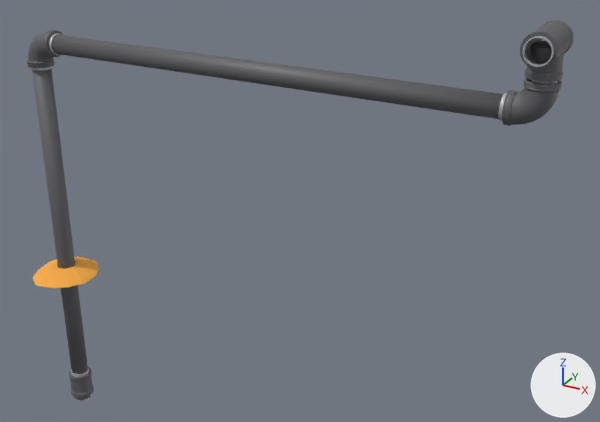
The glTF model pipes_gas__hvac-split_furnace_92+split_furnace_cond96+split_furnace_98.glb, before and after one commit.
Before and after are seen from a camera (50 mm lens) standing at (-0.717, 8.458, 3.381) and looking at (-1.216, 9.365, 2.928). Arrows for +X, +Y and +Z are at lower right; the lights stay in place. The picture after the commit comes second. Vertices at exactly the same position are counted once.

Objects in the first picture: 'firestop_pipe_gas_drop_furnace_90', 'fit_bushing_pipe_gas_drop_furnace_90', 'fit_tee_pipe_gas_drop_furnace_90', 'pipe_gas_drop_furnace_90'.
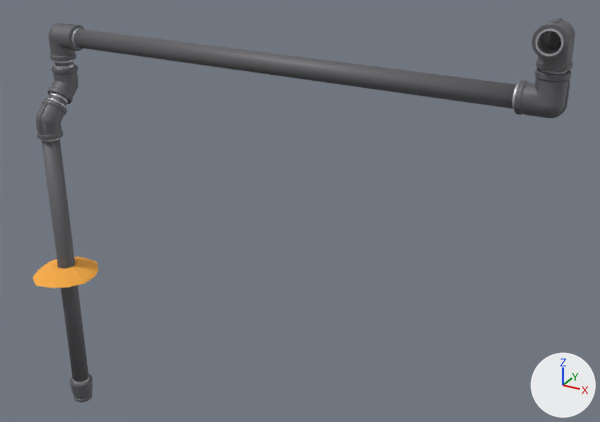
What changed in the scene script:
```text
Change me_pipe_gas_drop_furnace_90:
    remove me_pipe_gas_drop_furnace_90.from_pydata(...)  # 2288 vertices, 4912 faces; spans x -1.619..-0.881, y 9.284..9.321, z 2.534..3.2
    add me_pipe_gas_drop_furnace_90.from_pydata(...)  # 600 vertices, 1200 faces; spans x -1.614..-0.887, y 9.289..9.361, z 2.549..3.181
    me_pipe_gas_drop_furnace_90 part 1: the loose piece of 120 vertices spanning x -0.913..-0.887, y 9.289..9.316, z 3.151..3.2 is scaled about its middle by (0.981, 0.981, 0.636), then moved by (0.0, 0.044, -0.01)
    me_pipe_gas_drop_furnace_90 part 2: the loose piece of 120 vertices spanning x -1.58..-0.921, y 9.289..9.316, z 3.117..3.143 is multiplied about its middle by the matrix ((1.004, 0.0, 0.0), (0.0, 0.981, 0.0), (0.0, 0.0, 0.98)), then moved by (0.0, 0.044, 0.0)
    me_pipe_gas_drop_furnace_90 part 3: the loose piece of 120 vertices spanning x -1.614..-1.587, y 9.289..9.316, z 2.534..3.109 is scaled about its middle by (0.982, 0.981, 0.0692), then moved by (0.0, 0.044, 0.269)
    me_pipe_gas_drop_furnace_90 part 4: the loose piece of 120 vertices spanning x -1.614..-1.587, y 9.289..9.316, z 2.534..3.109 is copied, and the copy is multiplied about its middle by the matrix ((0.982, 0.0, 0.0), (0.0, 0.693, 0.05), (0.0, -0.693, 0.05)), then moved by (0.0, 0.022, 0.216); it spans x -1.614..-1.587, y 9.301..9.349, z 3.014..3.062
    me_pipe_gas_drop_furnace_90 part 5: the loose piece of 120 vertices spanning x -1.614..-1.587, y 9.289..9.316, z 2.534..3.109 is copied, and the copy is scaled about its middle by (0.982, 0.98, 0.792), then moved by (0.0, 0.0, -0.045); it spans x -1.614..-1.587, y 9.289..9.316, z 2.549..3.005
    me_pipe_gas_drop_furnace_90 part 6: 6 loose pieces with 1928 vertices, spanning x -1.619..-0.881, y 9.284..9.321, z 3.092..3.168, are deleted
    remove me_pipe_gas_drop_furnace_90.materials.append(mat_mat_conduit)  # light grey #c4c5c8
Remove ob_fit_tee_pipe_gas_drop_furnace_90:
    ob_fit_tee_pipe_gas_drop_furnace_90 = bpy.data.objects.new('fit_tee_pipe_gas_drop_furnace_90', me_fit_tee_pipe_gas_drop_furnace_90)
Add ob_fit_elbow_pipe_gas_drop_furnace_90_4:
    ob_fit_elbow_pipe_gas_drop_furnace_90_4 = bpy.data.objects.new('fit_elbow_pipe_gas_drop_furnace_90_4', me_fit_elbow_pipe_gas_drop_furnace_90_4)  # 1185 vertices, 2370 faces; spans x -1.6191..-1.5822, y 9.2839..9.3329, z 2.9872..3.0458; in mat_mat_gas_iron (dark grey #69696c), mat_mat_conduit (light grey #c4c5c8)
    ob_fit_elbow_pipe_gas_drop_furnace_90_4.location = (0.0, 0.0, 0.0)
Add ob_fit_elbow_pipe_gas_drop_furnace_90_3:
    ob_fit_elbow_pipe_gas_drop_furnace_90_3 = bpy.data.objects.new('fit_elbow_pipe_gas_drop_furnace_90_3', me_fit_elbow_pipe_gas_drop_furnace_90_3)  # 1185 vertices, 2370 faces; spans x -1.6191..-1.5822, y 9.317..9.3661, z 3.0298..3.0884; in mat_mat_gas_iron (dark grey #69696c), mat_mat_conduit (light grey #c4c5c8)
    ob_fit_elbow_pipe_gas_drop_furnace_90_3.location = (0.0, 0.0, 0.0)
Add ob_fit_elbow_pipe_gas_drop_furnace_90_2:
    ob_fit_elbow_pipe_gas_drop_furnace_90_2 = bpy.data.objects.new('fit_elbow_pipe_gas_drop_furnace_90_2', me_fit_elbow_pipe_gas_drop_furnace_90_2)  # 1231 vertices, 2462 faces; spans x -1.6195..-1.5638, y 9.3286..9.3657, z 3.0933..3.1488; in mat_mat_gas_iron (dark grey #69696c), mat_mat_conduit (light grey #c4c5c8)
    ob_fit_elbow_pipe_gas_drop_furnace_90_2.location = (0.0, 0.0, 0.0)
Add ob_fit_elbow_pipe_gas_drop_furnace_90_1:
    ob_fit_elbow_pipe_gas_drop_furnace_90_1 = bpy.data.objects.new('fit_elbow_pipe_gas_drop_furnace_90_1', me_fit_elbow_pipe_gas_drop_furnace_90_1)  # 1229 vertices, 2458 faces; spans x -0.9368..-0.8811, y 9.3286..9.3657, z 3.1112..3.1667; in mat_mat_gas_iron (dark grey #69696c), mat_mat_conduit (light grey #c4c5c8)
    ob_fit_elbow_pipe_gas_drop_furnace_90_1.location = (0.0, 0.0, 0.0)
Add ob_fit_elbow_pipe_gas_drop_furnace_90:
    ob_fit_elbow_pipe_gas_drop_furnace_90 = bpy.data.objects.new('fit_elbow_pipe_gas_drop_furnace_90', me_fit_elbow_pipe_gas_drop_furnace_90)  # 1235 vertices, 2470 faces; spans x -0.9186..-0.8815, y 9.3104..9.3661, z 3.1632..3.2189; in mat_mat_gas_iron (dark grey #69696c), mat_mat_conduit (light grey #c4c5c8)
    ob_fit_elbow_pipe_gas_drop_furnace_90.location = (0.0, 0.0, 0.0)
```

What differs and where, as boxes (x1, y1, x2, y2) in the pictures (600 x 422 px; the box of a moved part takes in the faces that stretch with it):
'pipe_gas_drop_furnace_90', reshaped
    before: (27, 30, 562, 374)
    after: (41, 29, 517, 382)
'fit_tee_pipe_gas_drop_furnace_90', deleted
    before: (520, 20, 574, 84)
    faces in mat_mat_gas_iron (dark grey #69696c): (520, 20, 574, 82)
    faces in mat_mat_conduit (light grey #c4c5c8): (523, 36, 558, 84)
'fit_elbow_pipe_gas_drop_furnace_90_1', added
    after: (512, 68, 571, 118)
    faces in mat_mat_gas_iron (dark grey #69696c): (514, 68, 571, 118)
'fit_elbow_pipe_gas_drop_furnace_90', added
    after: (532, 18, 575, 74)
    faces in mat_mat_gas_iron (dark grey #69696c): (532, 18, 575, 72)
    faces in mat_mat_conduit (light grey #c4c5c8): (536, 29, 567, 74)
'fit_elbow_pipe_gas_drop_furnace_90_2', added
    after: (48, 23, 84, 63)
    faces in mat_mat_gas_iron (dark grey #69696c): (48, 23, 84, 61)
'fit_elbow_pipe_gas_drop_furnace_90_4', added
    after: (36, 98, 67, 141)
    faces in mat_mat_gas_iron (dark grey #69696c): (36, 99, 67, 140)
'fit_elbow_pipe_gas_drop_furnace_90_3', added
    after: (48, 63, 78, 104)
    faces in mat_mat_gas_iron (dark grey #69696c): (48, 64, 78, 104)
part 1 of me_pipe_gas_drop_furnace_90, moved or reshaped (not visible afterwards)
    before: (534, 42, 551, 47)
part 2 of me_pipe_gas_drop_furnace_90, moved or reshaped
    before: (52, 35, 503, 119)
    after: (74, 29, 517, 109)
part 3 of me_pipe_gas_drop_furnace_90, moved or reshaped (mostly hidden afterwards)
    before: (32, 69, 88, 374)
    after: (55, 61, 73, 66)
part 4 of me_pipe_gas_drop_furnace_90, added (mostly hidden)
    after: (49, 95, 67, 106)
part 5 of me_pipe_gas_drop_furnace_90, added
    after: (41, 139, 89, 382)
part 6 of me_pipe_gas_drop_furnace_90, deleted
    before: (27, 30, 562, 126)
